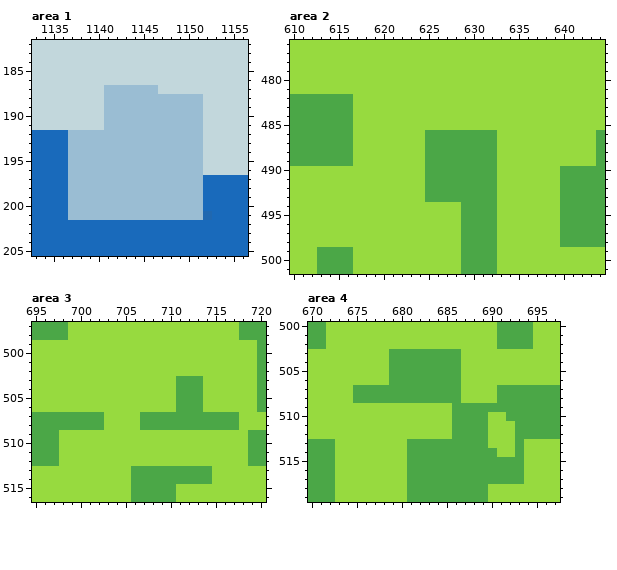
File history of a pixel-art file, Assets/Aseprite/RoughBG9.aseprite. Above is the file before it was changed.
1280x800 pixels, 1 frame. Colours within 5 levels of each other are drawn and written as one. Shown: area 1: x 1133..1156, y 182..205; area 2: x 610..644, y 476..501; area 3: x 695..720, y 497..516; area 4: x 670..697, y 500..519. The commit also changed other parts of the picture, which this record leaves out.
New version:
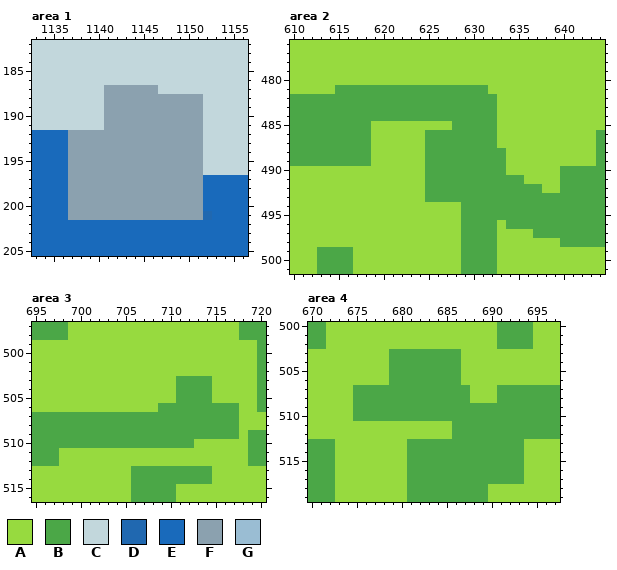
Palette (. is transparent): A #97da3f  B #4ba747  C #c2d7dc  D #2068b0  E #196abb  F #8ba1af  G #9abdd3
Edits made:
Area 1:
Colour G gives way to colour F in row 187 at x 1141 to 1146; in rows 188 to 191 at x 1141 to 1151; in rows 192 to 201 at x 1137 to 1151.
Area 2:
Colour A gives way to colour B in row 481 at x 615 to 631; in rows 482 to 484 at x 617 to 632; in row 485 at x 617 to 618 and 628 to 632; in rows 486 to 487 at x 617 to 618; in rows 488 to 489 at x 617 to 618 and 633; in row 490 at x 633.
Colour A gives way to colour B in row 491 at x 633 to 635; in row 492 at x 633 to 637; in rows 493 to 495 at x 633 to 639; in row 496 at x 634 to 639; in row 497 at x 637 to 639.
Area 3:
Colour A gives way to colour B in rows 503 to 505 at x 714; in row 506 at x 709 to 710 and 714 to 717; in rows 507 to 508 at x 703 to 706; in row 509 at x 698 to 717; in row 510 at x 698 to 712.
Area 4:
Colour A gives way to colour B in rows 507 to 508 at x 687; in row 509 at x 675 to 685; in row 510 at x 675 to 685 and 690 to 691; in rows 511 to 513 at x 690 to 692; in row 514 at x 691 to 692.
Changed places in both pictures, as pixel boxes (x1, y1, x2, y2):
changed: (68, 85, 203, 220)
changed: (335, 85, 560, 238)
changed: (59, 376, 239, 448)
changed: (353, 385, 515, 457)
